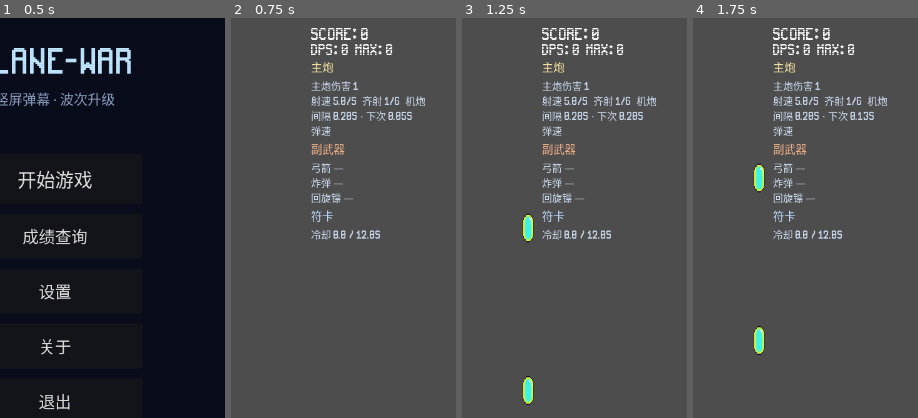
Above: before the commit, frames 1-4 (left to right).
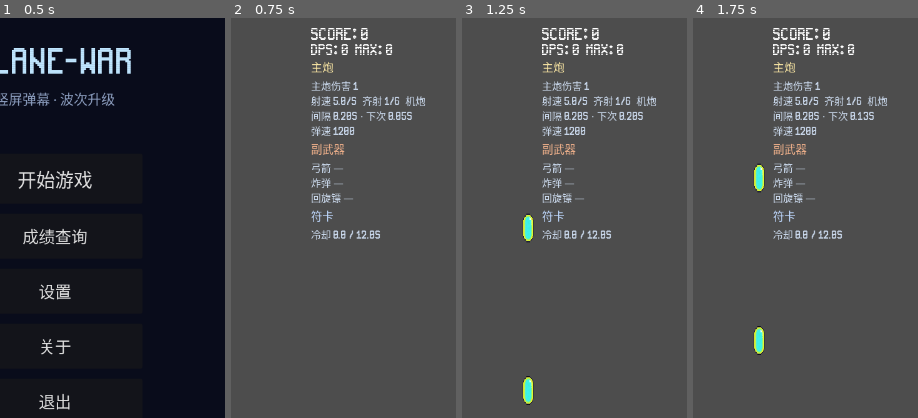
Above: after the commit, the same moments.

Repository: qingzhixing/plane-war
Game: Godot game, scene res://scenes/MainMenu.tscn
Two runs of this game, one before a commit and one after it. Both use one fixed random seed, a clock stepped at 60 frames per second and the inputs below. Sound files missing from this copy of the repository are replaced by a short silence.
Inputs:
- Up to frame 1 (0.5 s): no input
- Up to frame 2 (0.75 s): click "开始游戏" at 0.5 s
- Up to frame 3 (1.25 s): no input
- Up to frame 4 (1.75 s): click "暂停" at 1.25 s
The pictures show only the part of the screen within x 38-88%, y 0-50%; the shares and areas given below are measured in that part.

Frame 1 is identical in both runs. In frame 2, 0.1% of the frame differs, in the area x 45-55%, y 27-30%; in frame 3, 0.1%; in frame 4, 0.1%.

Commit message:
🐛 FIX: 弹速 HUD 用 get_bullet_speed 始终显示数值
Made-with: Cursor

Diff:
--- a/scripts/hud.gd
+++ b/scripts/hud.gd
@@ -415,11 +415,15 @@
 		line1 += "  齐射 %d/%d  %s" % [bc, bmax, mode_str]
 		main_lines.append(line1)
 		main_lines.append("间隔 %.2fs · 下次 %.2fs" % [eff_iv, main_cd])
-		var spd_line := "弹速"
-		if _player.has_method("bullet_speed"):
-			spd_line += " %.0f" % float(_player.bullet_speed)
+		var base_spd := 1200.0
+		if _player.has_method("get_bullet_speed"):
+			base_spd = float(_player.get_bullet_speed())
+		elif "bullet_speed" in _player:
+			base_spd = float(_player.bullet_speed)
+		var eff_spd := base_spd * bs_mult
+		var spd_line := "弹速 %.0f" % eff_spd
 		if bs_mult > 1.009:
-			spd_line += "  [color=%s](连击+%.0f%%)[/color]" % [C_BS, (bs_mult - 1.0) * 100.0]
+			spd_line += "  [color=%s]基数%.0f · 连击+%.0f%%[/color]" % [C_BS, base_spd, (bs_mult - 1.0) * 100.0]
 		main_lines.append(spd_line)
 		if _player.has_method("has_weapon_unlocked") and _player.has_weapon_unlocked("arrow"):
 			var ar := float(_player.arrow_auto_interval) if "arrow_auto_interval" in _player else 1.4
--- a/scripts/player.gd
+++ b/scripts/player.gd
@@ -278,6 +278,10 @@
 
 func get_bullet_damage() -> int:
 	return bullet_damage
+
+
+func get_bullet_speed() -> float:
+	return bullet_speed
 
 
 func get_boss_damage_multiplier() -> float:
